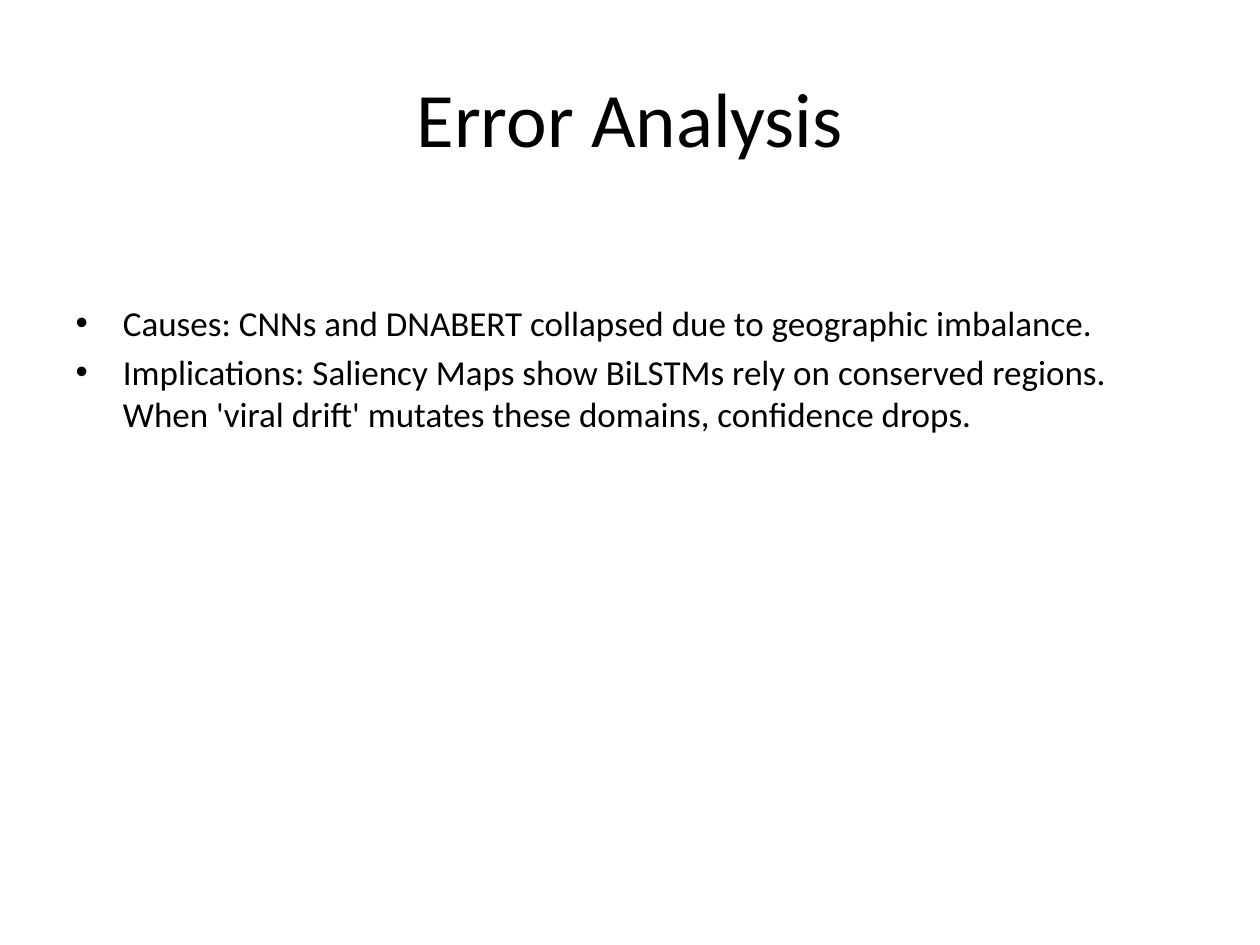
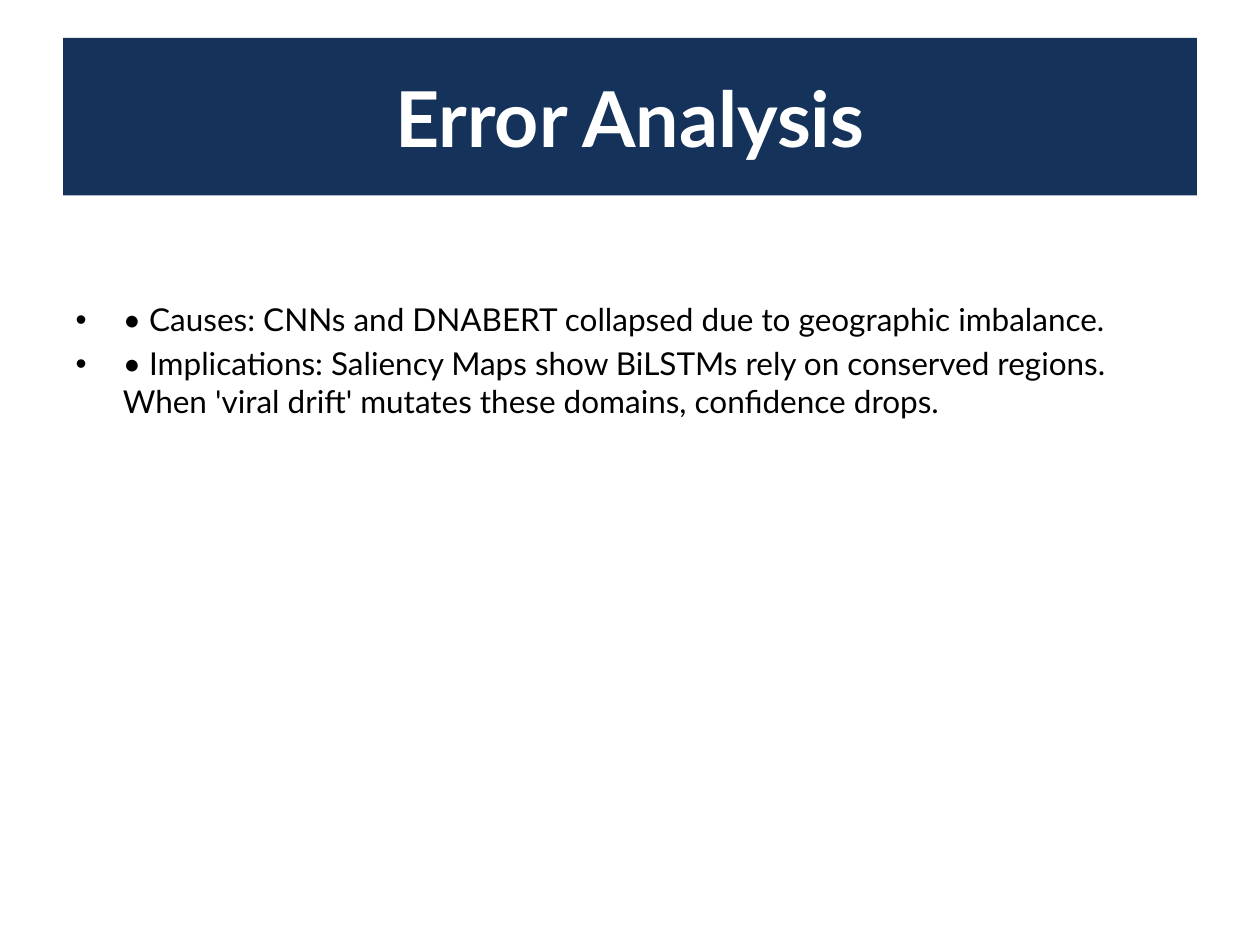
Before and after one commit to JNagawa/HIV_subtype_classifier_DeepLearning, a slide deck: slide 12 of reports/presentation.pptx. Drawn at 1260x945 pixels with LibreOffice and Linux fonts; fonts in the diff are those of the drawing. Boxes give left, top, right and bottom in pixels: in the first picture for what was removed or moved away, otherwise in the second. Text is boxed around its words. In the diff, an @@ line names an element or a change of style, - is before the commit and + after.

Commit message:
Apply premium dark blue styling, bold headers, and clean font sizing across the presentation

```diff
--- a/reports/presentation.pptx
+++ b/reports/presentation.pptx
@@ title "Error Analysis": place and size @@
-title "Error Analysis" at [417,93,842,160]
+title "Error Analysis" at [63,38,1197,195]
@@ title "Error Analysis" at [63,38,1197,195]: font Calibri to Lato, text colour #000000 to #FFFFFF, bold on; fill none to #14325A @@
@@ text at [123,307,1105,419]: text changed; size 20 to 18 pt; font Calibri to Lato @@
-• Causes: CNNs and DNABERT collapsed due to geographic imbalance.
-• Implications: Saliency Maps show BiLSTMs rely on conserved regions. When 'viral drift' mutates these domains, confidence drops.
+• • Causes: CNNs and DNABERT collapsed due to geographic imbalance.
+• • Implications: Saliency Maps show BiLSTMs rely on conserved regions. When 'viral drift' mutates these domains, confidence drops.
```
Also in this commit, not shown: 14 other slides changed, 1 other file.
